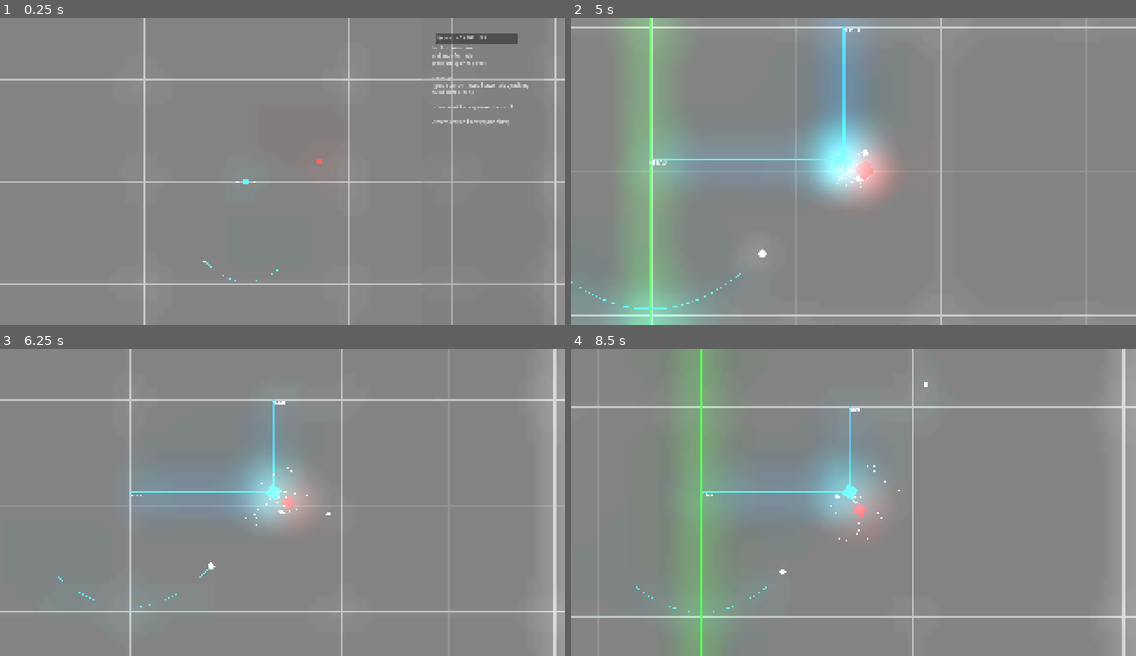
Above: before the commit, frames 1-4 (two rows, left to right).
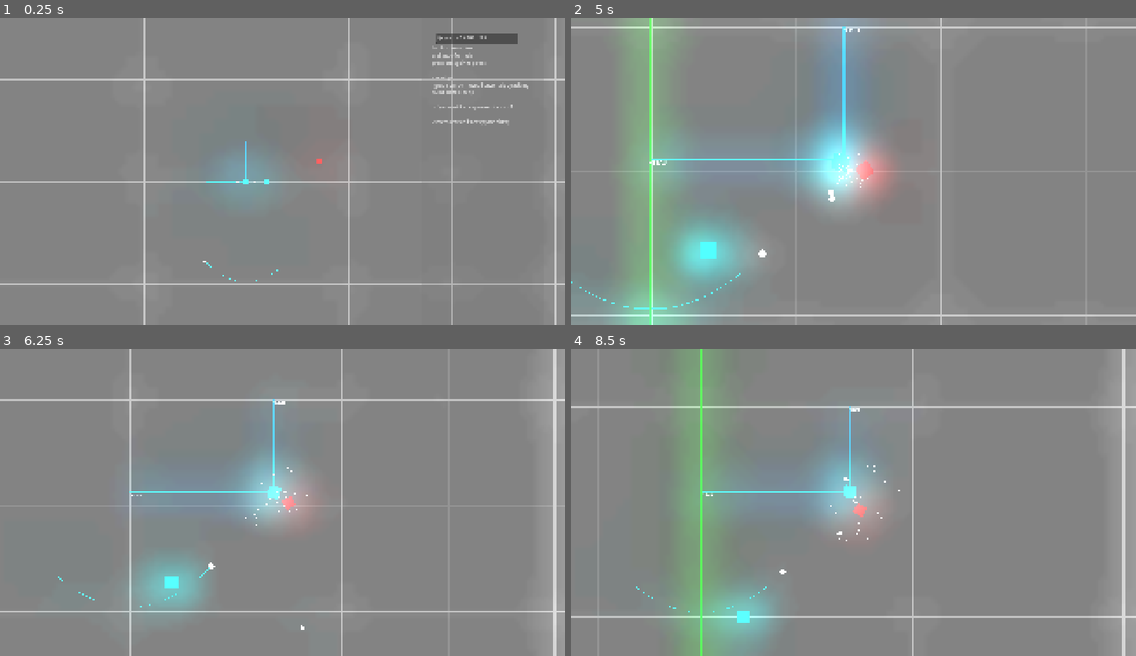
Above: after the commit, the same moments.

Repository: boiiiiiiiii12355/graph-combat
Game: Godot game, scene res://Scenes/game.tscn
Two runs of this game, one before a commit and one after it. Both use one fixed random seed, a clock stepped at 60 frames per second and the inputs below. The engine's default icon, where the game draws it, is replaced by a stand-in: a white triangle on a blue panel in a dark square.
Inputs (mouse positions are in pixels of both pictures, inside the frame that each line leads up to):
- Up to frame 1 (0.25 s): no input
- Up to frame 2 (5 s): move the mouse to (977, 156) at 0.52 s; tap Mouse wheel down (zoom in) at 0.6, 2.1, 3.6 s; move the mouse to (740, 186) at 1.27 s; tap Mouse wheel up (zoom out) at 1.35, 2.85, 4.35 s; move the mouse to (910, 103) at 2.02 s; move the mouse to (825, 232) at 2.77 s; move the mouse to (1023, 217) at 3.52 s; tap Tab (pause) at 4.15 s; move the mouse to (684, 125) at 4.27 s
- Up to frame 3 (6.25 s): move the mouse to (310, 502) at 5.02 s; tap Mouse wheel down (zoom in) at 5.1 s; move the mouse to (197, 425) at 5.77 s; tap Mouse wheel up (zoom out) at 5.85 s
- Up to frame 4 (8.5 s): move the mouse to (977, 487) at 6.52 s; tap Mouse wheel down (zoom in) at 6.6, 8.1 s; move the mouse to (740, 517) at 7.27 s; tap Mouse wheel up (zoom out) at 7.35 s; move the mouse to (910, 434) at 8.02 s

The runs differ from the first frame. In frame 1, 0.3% of the frame differs, in the area x 36-48%, y 40-56%; in frame 2, 2.7%, in the area x 17-55%, y 41-88%; in frame 3, 1.5%; in frame 4, 1.6%.

Commit message:
Update player.tscn, player_rig.tscn, player.gd, and 1 more file

Diff:
--- a/Scenes/player.tscn
+++ b/Scenes/player.tscn
@@ -1,9 +1,10 @@
-[gd_scene load_steps=8 format=3 uid="uid://cl3mk4vqd4f8d"]
+[gd_scene load_steps=10 format=3 uid="uid://cl3mk4vqd4f8d"]
 
 [ext_resource type="Script" uid="uid://dp1jb811rclfc" path="res://scripts/player.gd" id="1_cvnsp"]
 [ext_resource type="PackedScene" uid="uid://c4ciaybjo0ryg" path="res://Scenes/player_rig.tscn" id="2_vgqql"]
 [ext_resource type="AudioStream" uid="uid://dscw51wg5x2vs" path="res://sound_effects/hitHurt.wav" id="3_6t5aa"]
 [ext_resource type="PackedScene" uid="uid://dgjclwvvpd10f" path="res://Scenes/hit_particle.tscn" id="4_vgqql"]
+[ext_resource type="Texture2D" uid="uid://chhodrxbdbmcs" path="res://sprite_sheet/beta_sprite_sheet.svg" id="5_fkybt"]
 
 [sub_resource type="PhysicsMaterial" id="PhysicsMaterial_cvnsp"]
 bounce = 0.5
@@ -14,8 +15,10 @@
 [sub_resource type="RectangleShape2D" id="RectangleShape2D_cvnsp"]
 size = Vector2(18.0625, 17.96875)
 
+[sub_resource type="RectangleShape2D" id="RectangleShape2D_fkybt"]
+size = Vector2(14.5, 14.5)
+
 [node name="Player" type="RigidBody2D" node_paths=PackedStringArray("ruler_x", "ruler_y", "player_rig", "graph", "hit_particle_effect", "hit_sound")]
-process_mode = 3
 collision_layer = 2
 collision_mask = 3
 mass = 0.1
@@ -67,4 +70,18 @@
 
 [node name="GPUParticles2D" parent="." instance=ExtResource("4_vgqql")]
 
+[node name="Oracle" type="RigidBody2D" parent="."]
+process_mode = 3
+position = Vector2(51, 0)
+
+[node name="BetaSpriteSheet" type="Sprite2D" parent="Oracle"]
+position = Vector2(-7.6293945e-06, -2.9802322e-08)
+scale = Vector2(0.030610938, 0.030610938)
+texture = ExtResource("5_fkybt")
+region_enabled = true
+region_rect = Rect2(283.5, 102, 491, 489)
+
+[node name="CollisionShape2D" type="CollisionShape2D" parent="Oracle"]
+shape = SubResource("RectangleShape2D_fkybt")
+
 [connection signal="area_entered" from="Area2D" to="." method="_on_area_2d_area_entered"]
--- a/Scenes/player_rig.tscn
+++ b/Scenes/player_rig.tscn
@@ -59,7 +59,7 @@
 shape = SubResource("RectangleShape2D_78x28")
 
 [node name="PinJoint2D" type="PinJoint2D" parent="R_arm"]
-position = Vector2(17, 0)
+position = Vector2(20, 0)
 node_a = NodePath("../../body")
 node_b = NodePath("..")
 bias = 0.9
@@ -84,7 +84,7 @@
 shape = SubResource("RectangleShape2D_78x28")
 
 [node name="PinJoint2D" type="PinJoint2D" parent="L_arm"]
-position = Vector2(-17, 0)
+position = Vector2(-20, 0)
 node_a = NodePath("../../body")
 node_b = NodePath("..")
 bias = 0.9
@@ -93,7 +93,6 @@
 [node name="body" type="RigidBody2D" parent="."]
 collision_layer = 0
 collision_mask = 0
-mass = 0.3
 
 [node name="CollisionShape2D" type="CollisionShape2D" parent="body"]
 shape = SubResource("RectangleShape2D_nqn4a")
--- a/scripts/player.gd
+++ b/scripts/player.gd
@@ -9,7 +9,6 @@
 var paused = true
 
 func _ready() -> void:
-	init_path()
 	ruler_x.default_color = ruler_x_color
 	ruler_y.default_color = ruler_y_color
 	ruler_x.width = ruler_width
@@ -19,6 +18,7 @@
 	R_arm = player_rig.get_child(2)
 	L_arm = player_rig.get_child(3)
 	body = player_rig.get_child(4)
+	init_path()
 	center_point = roundi((graph.get_point_count() + 1) / 2)
 
 
@@ -30,11 +30,12 @@
 
 func _physics_process(delta: float) -> void:
 	ruler()
-	graphing()
-	check_paused()
 	hit_sound.pitch_scale = lerp(hit_sound.pitch_scale, Engine.time_scale, 0.2)
 	if paused == false:
 		movement()
+		oracle(false)
+	else:
+		oracle(true)
 
 
 var move_on_graph = false
@@ -67,21 +68,11 @@
 	stored_momentum = linear_velocity
 	path_follow.progress += 10
 
+
+
 var R_arm : RigidBody2D
 var L_arm : RigidBody2D
 var body : RigidBody2D
-func check_paused():
-	if paused == true:
-		R_arm.freeze = true
-		L_arm.freeze = true
-		R_arm.sleeping = true
-		L_arm.sleeping = true
-	else:
-		R_arm.freeze = false
-		L_arm.freeze = false
-		R_arm.sleeping = false
-		L_arm.sleeping = false
-
 @export var player_rig : StaticBody2D
 var anim_player : AnimationPlayer
 var last_anim : String
@@ -146,6 +137,20 @@
 
 
 
+#oracle predicts player movement when paused
+@export var oracle_agent : RigidBody2D
+var last_paused = false
+func oracle(switch : bool):
+	if switch:
+		path_follow.progress += 10
+		last_paused = true
+		oracle_agent.freeze = false
+
+	elif last_paused == true:
+		last_paused = false
+		oracle_agent.freeze = true
+
+
 func update_graph(pt, req):
 	var curr_pos = graph.get_point_position(pt)
 	graph.set_point_position(pt, lerp(curr_pos, req, lerp_weight))
@@ -160,7 +165,6 @@
 	hit_particle_effect.look_at(subject.global_position)
 	hit_particle_effect.restart()
 
-
 @export var hit_sound : AudioStreamPlayer2D
 func _on_area_2d_area_entered(area : Area2D):
 	if area.is_in_group("p2"):
--- a/scripts/ui.gd
+++ b/scripts/ui.gd
@@ -23,11 +23,10 @@
 			get_tree().paused = false
 			gamemaster.time_speed_set(1)
 			anim_player.play("resume")
-
+	player.graphing()
 	player.paused = paused
 
 @export var anim_player : AnimationPlayer
-
 func calc_y(x):
 	var y
 	if y_error == OK:
